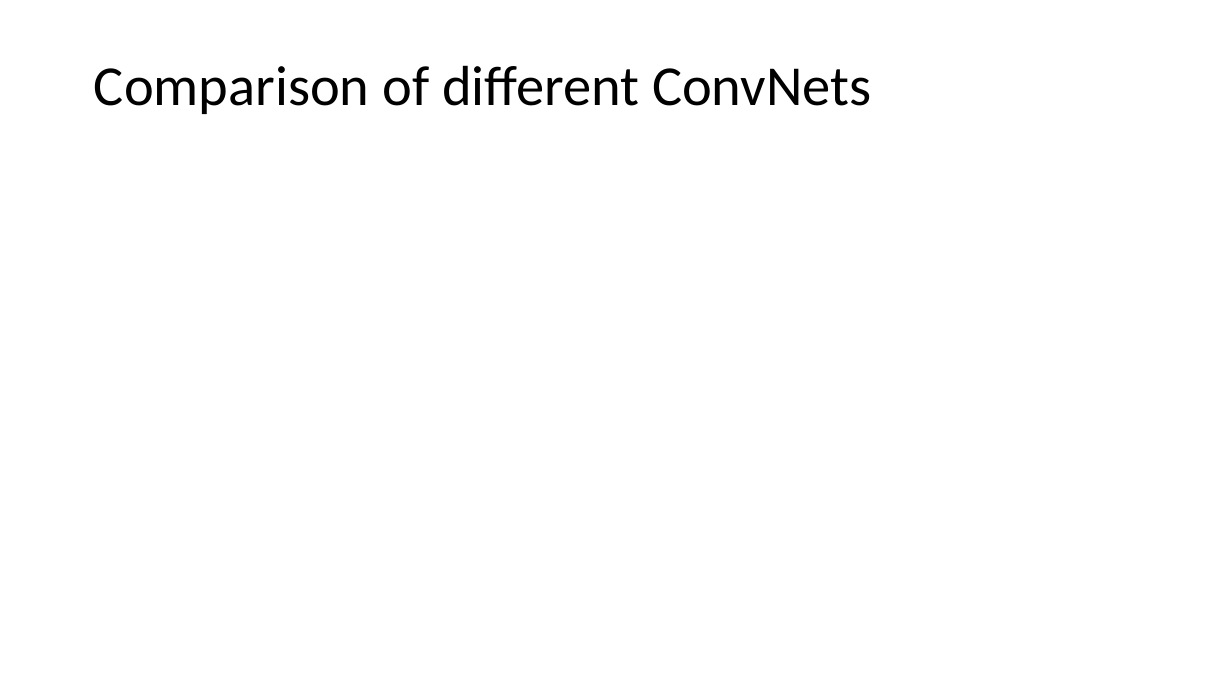
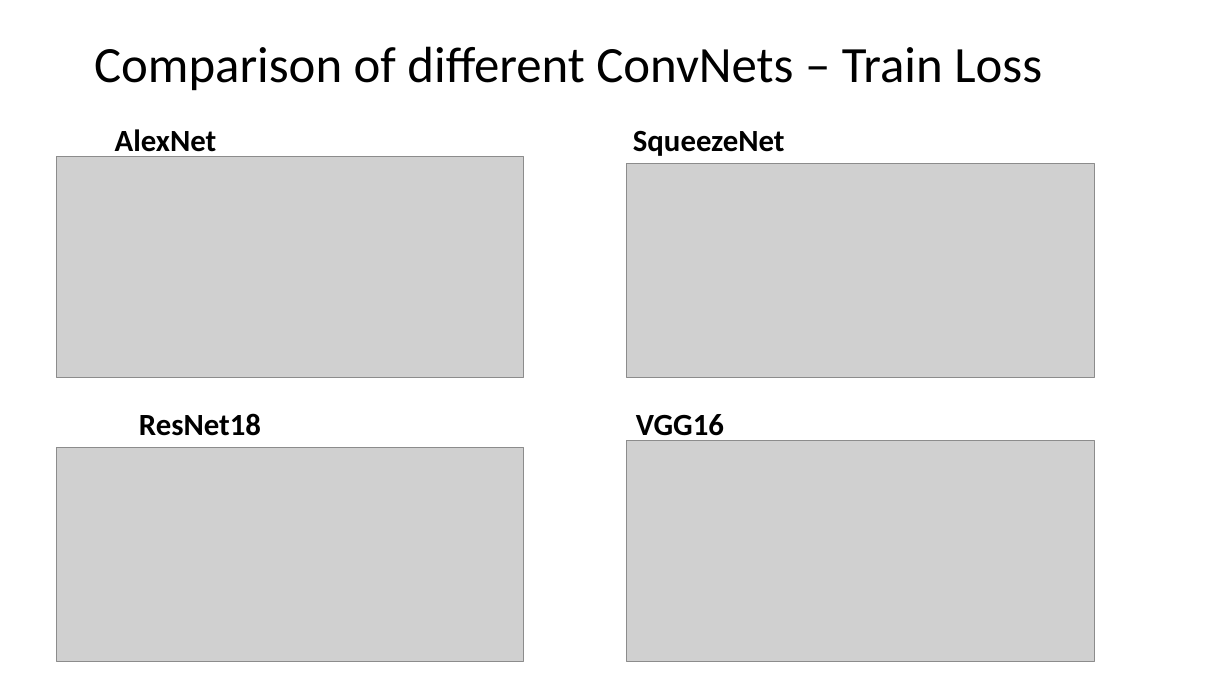
Before and after one commit to chaituValKanO/ImageClassificationUsingTransferLearning, a slide deck: slide 36 of presentation/ImageClassificationusingTransferLearning.pptx. Drawn at 1232x693 pixels with LibreOffice and Linux fonts; fonts in the diff are those of the drawing; grey boxes stand for pictures. Boxes give left, top, right and bottom in pixels: in the first picture for what was removed or moved away, otherwise in the second. Text is boxed around its words. In the diff, an @@ line names an element or a change of style, - is before the commit and + after.

```diff
--- a/presentation/ImageClassificationusingTransferLearning.pptx
+++ b/presentation/ImageClassificationusingTransferLearning.pptx
@@ title at (94,46,1042,91): text changed; size 44 to 39.6 pt @@
-Comparison of different ConvNets
+Comparison of different ConvNets – Train Loss
@@ text added at (115,129,217,160), 24 pt, text #000000, bold @@
+AlexNet
@@ text added at (633,130,785,156), 24 pt, text #000000, bold @@
+SqueezeNet
@@ picture added at (56,156,524,377) @@
@@ picture added at (627,164,1094,378) @@
@@ text added at (139,413,261,436), 24 pt, text #000000, bold @@
+ResNet18
@@ text added at (636,414,724,443), 24 pt, text #000000, bold @@
+VGG16
@@ picture added at (56,447,524,662) @@
@@ picture added at (627,440,1094,661) @@
```
Also in this commit, not shown: 9 other slides changed, 2 slides added, 1 other file.
